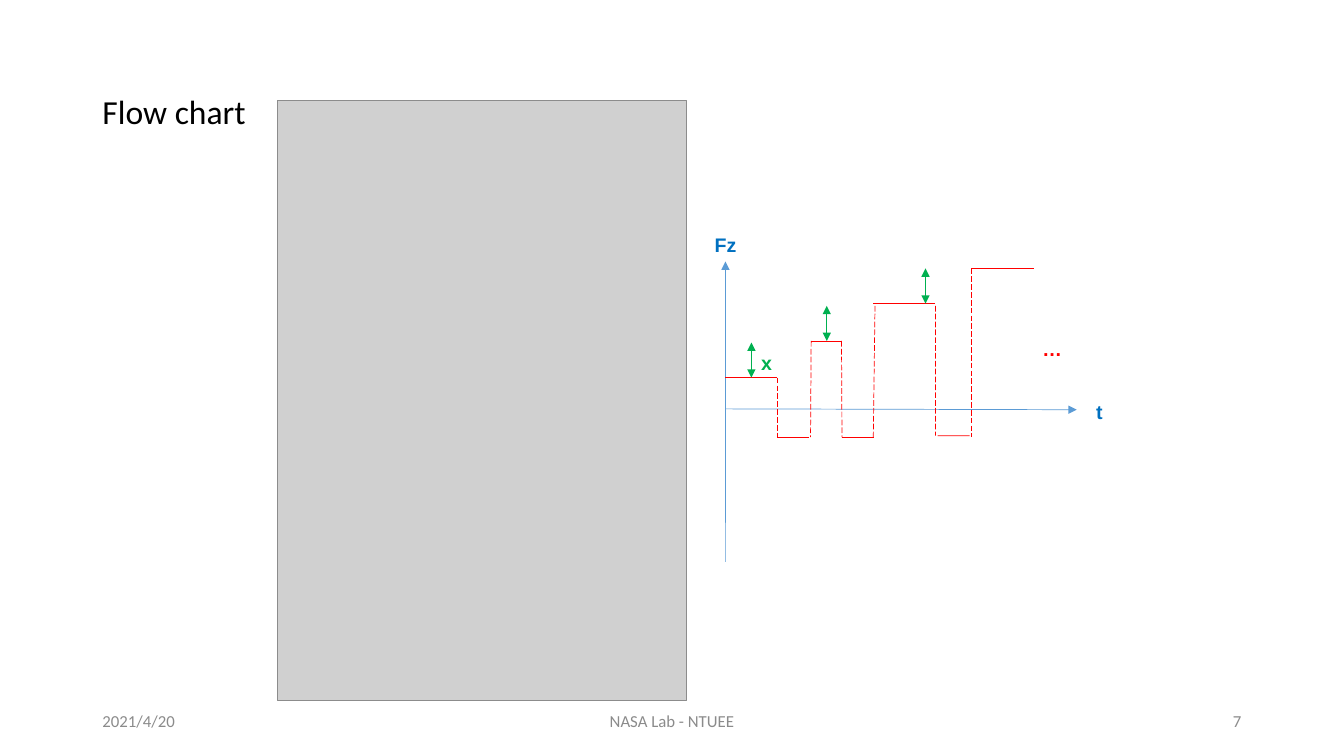
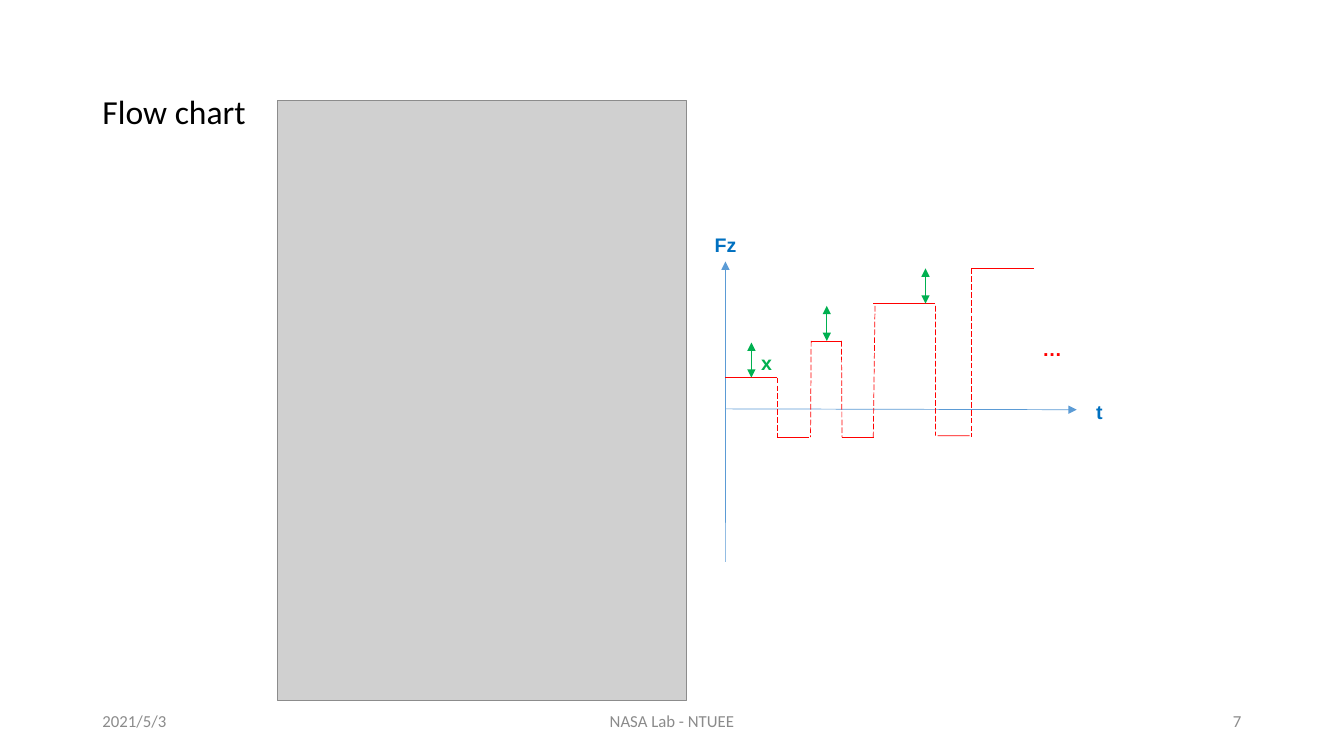
Before and after one commit to yichan0428/MS_thesis, a slide deck: slide 7 of 009YiChan/Chan's thesis/Images/Original/ppt.pptx. Drawn at 1344x756 pixels with LibreOffice and Linux fonts; fonts in the diff are those of the drawing; grey boxes stand for pictures. Boxes give left, top, right and bottom in pixels: in the first picture for what was removed or moved away, otherwise in the second. Text is boxed around its words. In the diff, an @@ line names an element or a change of style, - is before the commit and + after.

```diff
--- a/009YiChan/Chan's thesis/Images/Original/ppt.pptx
+++ b/009YiChan/Chan's thesis/Images/Original/ppt.pptx
@@ text at box(102, 715, 166, 728): text changed @@
-2021/4/20
+2021/5/3
```
Also in this commit, not shown: 2 other slides changed, 21 other files.
